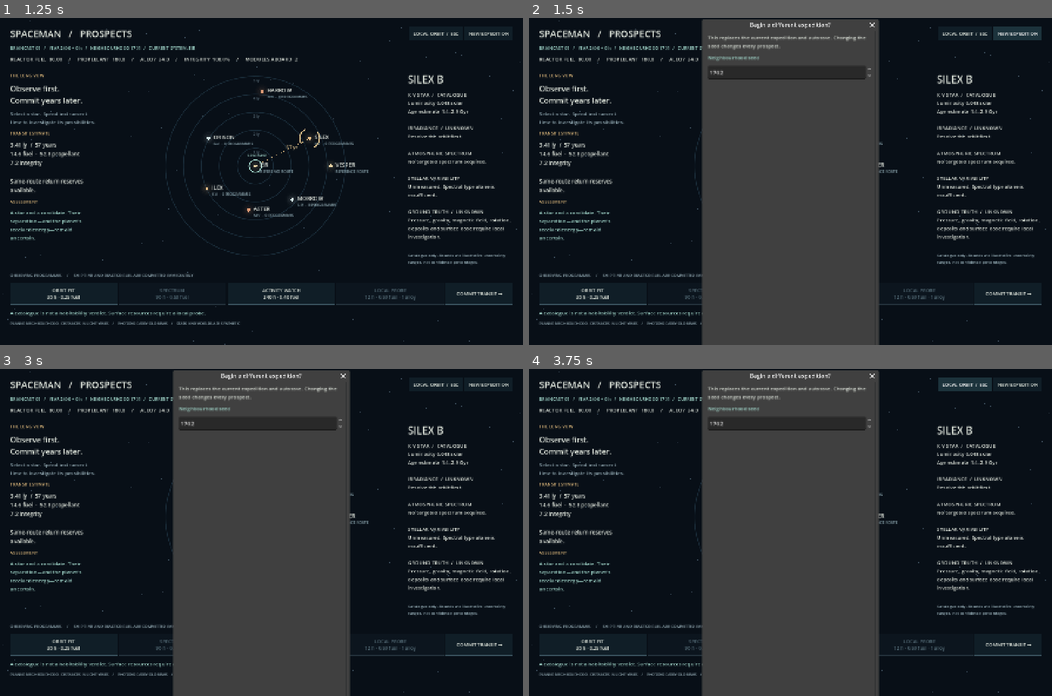
Above: before the commit, frames 1-4 (two rows, left to right).
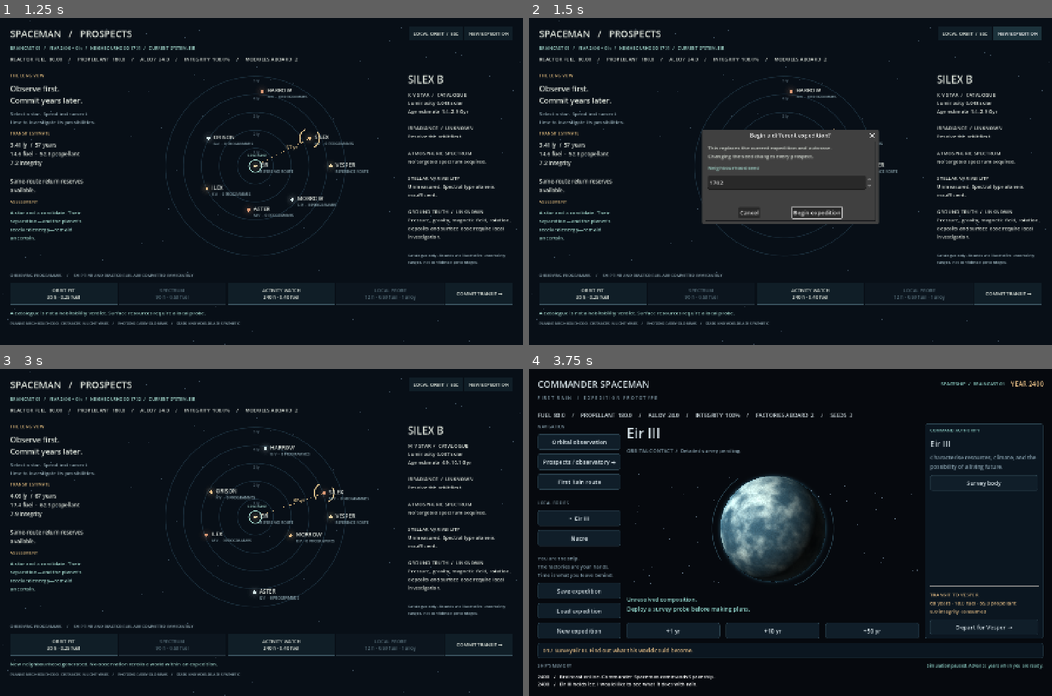
Above: after the commit, the same moments.

Repository: ulfur/spaceman
Game: Godot game, scene res://scenes/main.tscn
Two runs of this game, one before a commit and one after it. Both use one fixed random seed, a clock stepped at 60 frames per second and the inputs below.
Inputs (mouse positions are in pixels of both pictures, inside the frame that each line leads up to):
- Up to frame 1 (1.25 s): click "Prospects / observatory →" at 0.5 s
- Up to frame 2 (1.5 s): click "NEW EXPEDITION" at 1.25 s
- Up to frame 3 (3 s): click "NEW EXPEDITION" at 2 s; click (287, 565) at 2.75 s, where only the run after the commit has a clickable "Begin expedition"
- Up to frame 4 (3.75 s): click "LOCAL ORBIT / ESC" at 3.5 s

Frame 1 is identical in both runs. In frame 2, 25% of the frame differs, in the area x 33-67%, y 0-100%; in frame 3, 34%; in frame 4, 44%, in the area x 0-100%, y 0-100%.

Commit message:
Bound the seed confirmation dialog and guard its rendered size

Diff:
--- a/scripts/observatory.gd
+++ b/scripts/observatory.gd
@@ -168,7 +168,9 @@
 	reset_dialog.ok_button_text = "Begin expedition"
 	var reset_content := stack(reset_dialog)
 	reset_content.custom_minimum_size.x = 430
-	reset_content.add_child(wrapped("This replaces the current expedition and autosave. Changing the seed changes every prospect.", 14))
+	# A wrapping label in an auto-sized Window feeds its initial zero width back
+	# into the minimum height. Fixed lines keep the confirmation bounded.
+	reset_content.add_child(label("This replaces the current expedition and autosave.\nChanging the seed changes every prospect.", 14))
 	reset_content.add_child(label("Neighbourhood seed", 14, CYAN))
 	seed_input = SpinBox.new()
 	seed_input.min_value = 1
--- a/tests/test_prospects_ui.gd
+++ b/tests/test_prospects_ui.gd
@@ -91,6 +91,7 @@
 	click("NewProspects")
 	check(game.reset_dialog.visible, "New seed requires explicit reset confirmation")
 	await capture("13-prospect-new-expedition.png")
+	check(game.reset_dialog.size.y <= 350 and game.reset_dialog.size.x <= 600, "Reset confirmation remains bounded with buttons visible")
 	game.seed_input.value = 1702
 	game.reset_dialog.hide()
 	game.reset_dialog.confirmed.emit()
